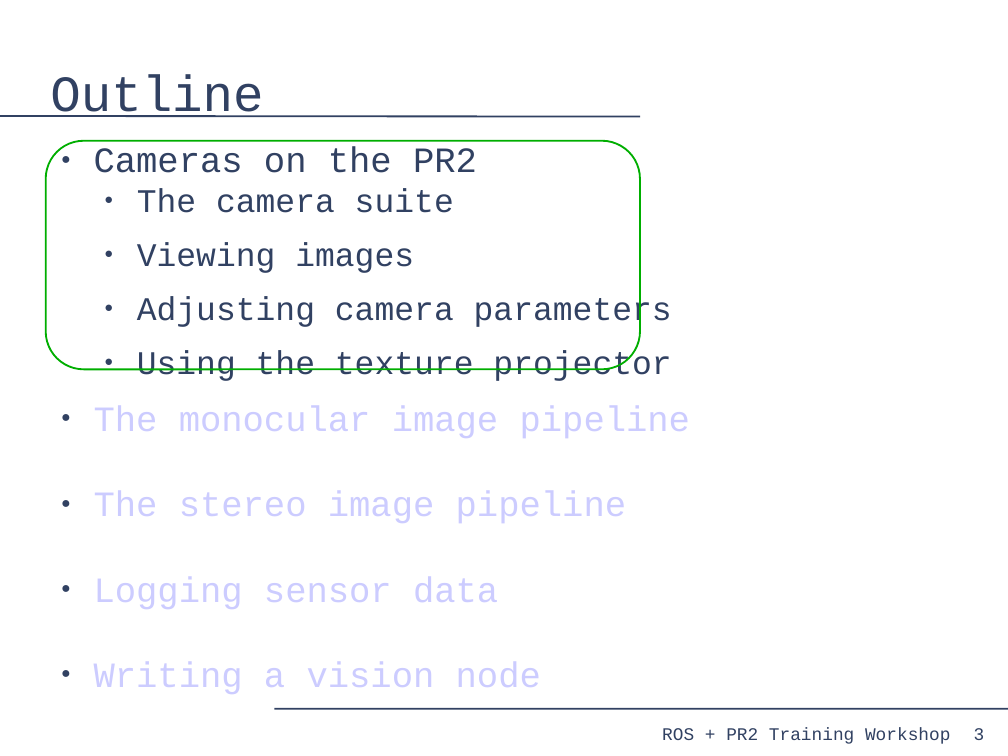
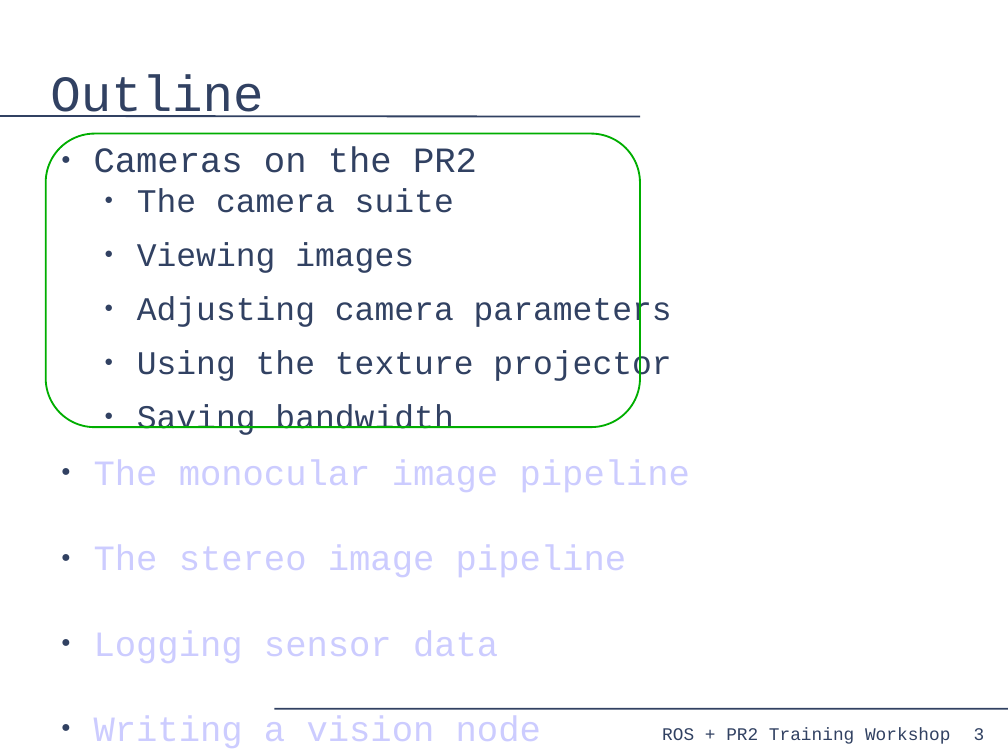
Before and after one commit to PR2/pr2_docs, a slide deck: slide 3 of pr2_training_workshop/processing_camera_data/slides.odp. Drawn at 1008x756 pixels with LibreOffice and Linux fonts; fonts in the diff are those of the drawing. Boxes give left, top, right and bottom in pixels: in the first picture for what was removed or moved away, otherwise in the second. Text is boxed around its words. In the diff, an @@ line names an element or a change of style, - is before the commit and + after.

Commit message:
processing_camera_data: Final tweaks. Added separate slide on saving bandwidth with image_transport.

```diff
--- a/pr2_training_workshop/processing_camera_data/slides.odp
+++ b/pr2_training_workshop/processing_camera_data/slides.odp
@@ rounded rectangle: place and size @@
-rounded rectangle at box(46, 141, 640, 370)
+rounded rectangle at box(46, 134, 640, 427)
@@ text at box(137, 404, 453, 435): paragraph added @@
+  ● Saving bandwidth
```
Also in this commit, not shown: 3 other slides changed, 1 slide added, 1 other file.
